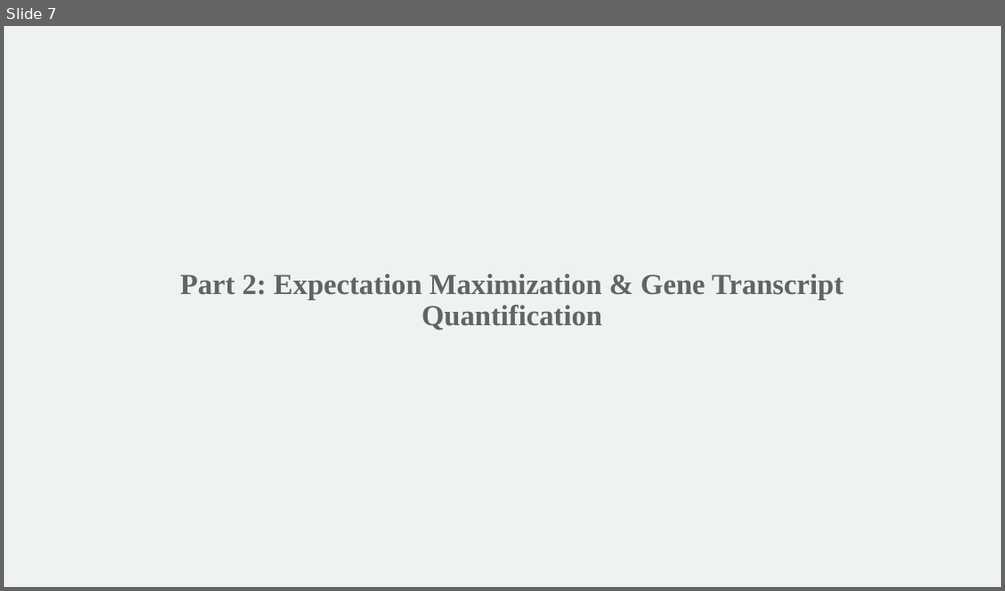
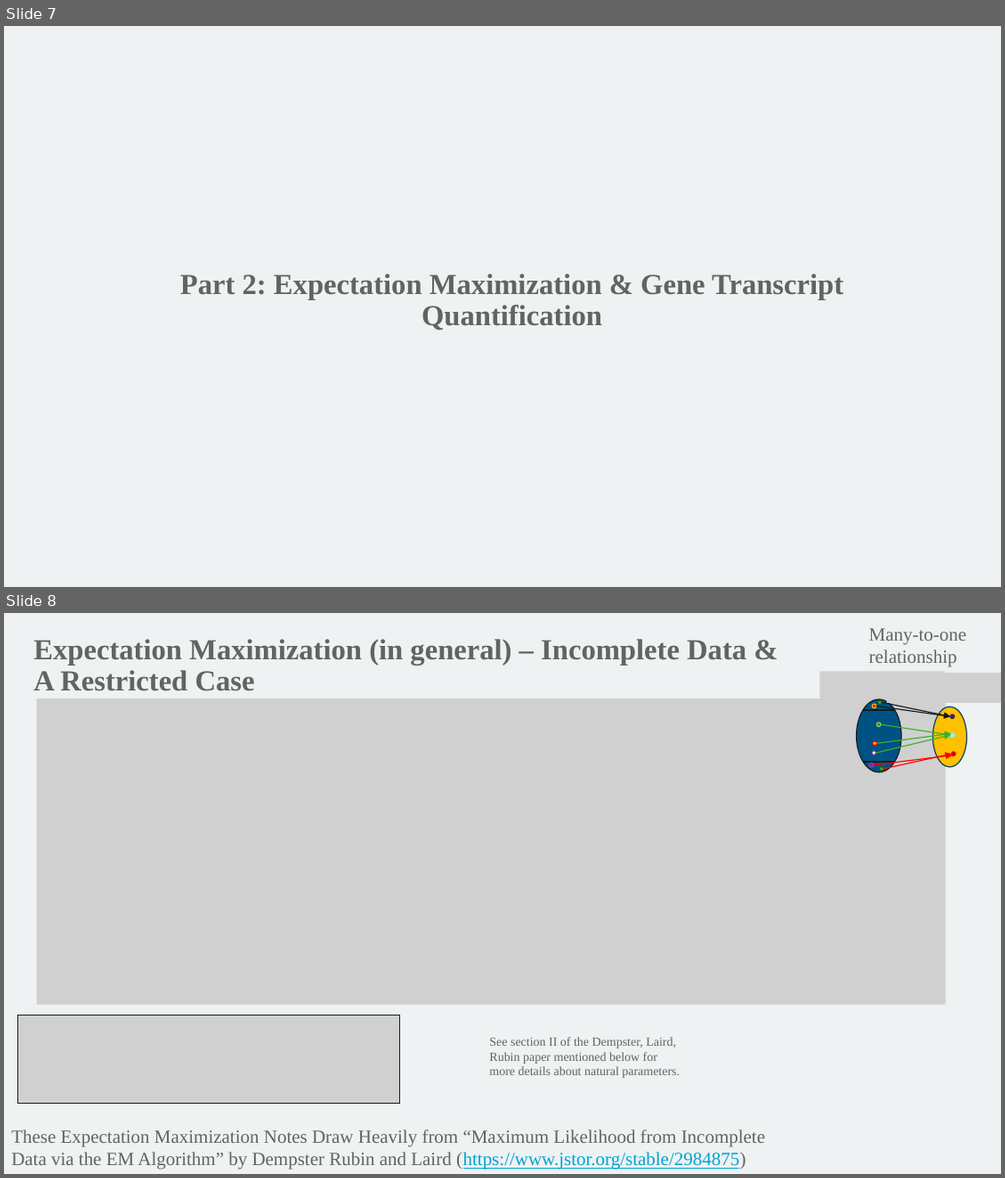
Before and after one commit to mathornton01/2022_UTSW_Lyda_Hill_Department_Advanced_NGS_Analysis_Nanocourse, a slide deck: Advanced NGS Analysis (Day 2).pptx. Shown one above the other, each under a label of ours: slide 7 before the commit, slides 7 and 8 after it. The pictures are 1005x591 and 1005x1178 pixels, drawn with LibreOffice and Linux fonts; fonts in the diff are those of the drawing; grey boxes stand for pictures; background and template pictures are left out. Boxes give left, top, right and bottom in pixels: in the first picture for what was removed or moved away, otherwise in the second. Text is boxed around its words. In the diff, an @@ line names an element or a change of style, - is before the commit and + after.

```diff
--- a/Advanced NGS Analysis (Day 2).pptx
+++ b/Advanced NGS Analysis (Day 2).pptx
@@ slide 8 added at bbox=[4, 613, 1001, 1174], background #EEF2F3 @@
@@ text added at bbox=[33, 639, 746, 691], 28 pt, text #626462, bold @@
+Expectation Maximization (in general) – Incomplete Data & A Restricted Case
@@ picture added at bbox=[37, 699, 946, 1005] @@
@@ group added at bbox=[820, 628, 1001, 772]: 12 ellipses, 7 arrows, 2 pictures, 2 lines, 1 text @@
+Many-to-one relationship
@@ picture added at bbox=[18, 1015, 399, 1103] @@
@@ text added at bbox=[489, 1037, 680, 1078], 12 pt, text #626462 @@
+See section II of the Dempster, Laird, Rubin paper mentioned below for more details about natural parameters.
@@ text added at bbox=[11, 1129, 765, 1169], 18 pt, text #626462 @@
+These Expectation Maximization Notes Draw Heavily from “Maximum Likelihood from Incomplete Data via the EM Algorithm” by Dempster Rubin and Laird (https://www.jstor.org/stable/2984875)
```
Also in this commit, not shown: 1 slide changed, 3 other slides added.
